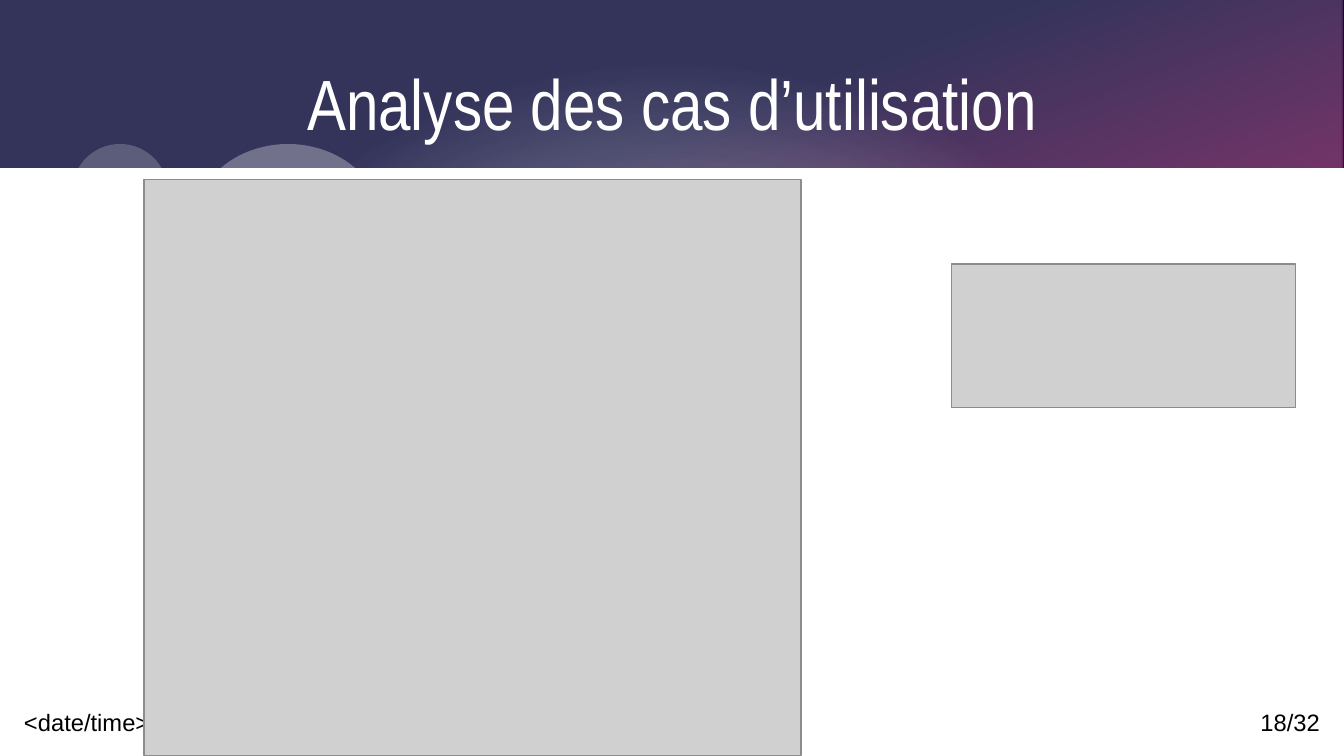
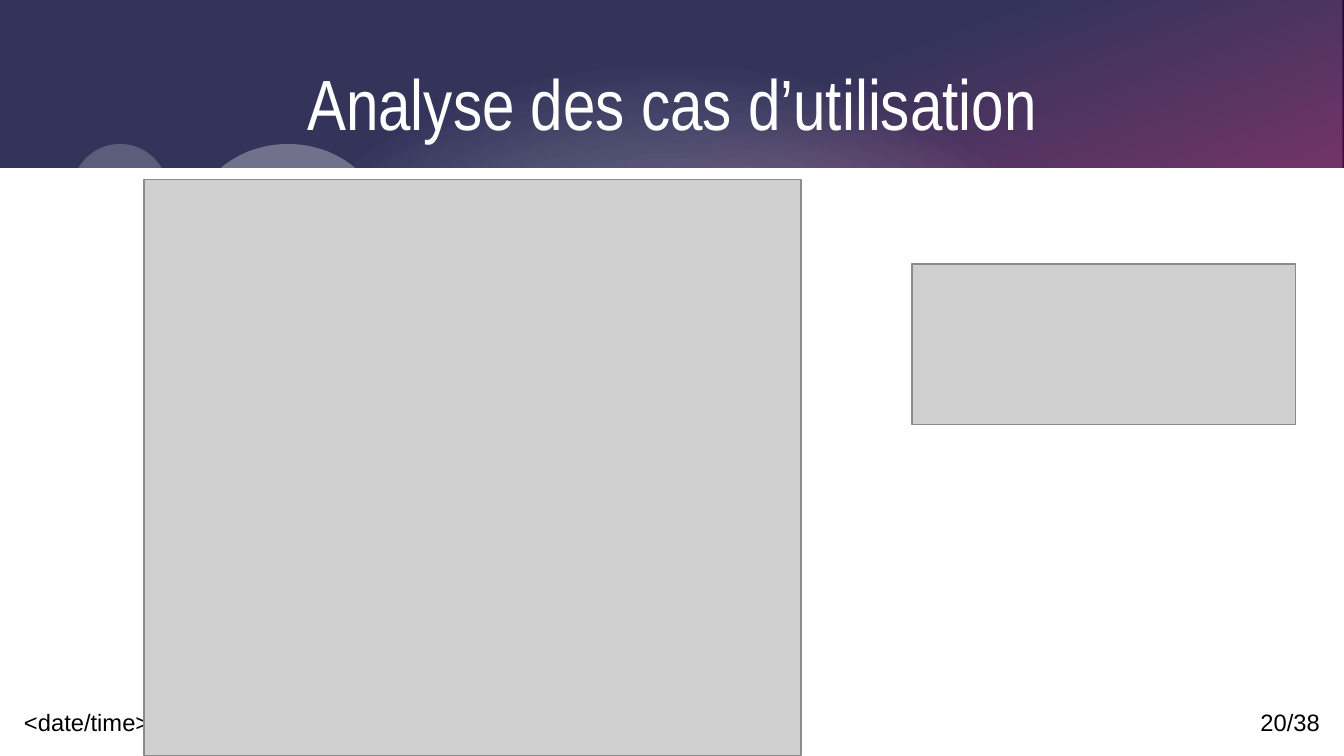
Before and after one commit to Corentinh2/PROJET_GESTIONNAIRE_DE_CHARGE, a slide deck: slide 20 of Revues/DiapoRevue3_VR.odp (slide 18 before the commit). Drawn at 1344x756 pixels with LibreOffice and Linux fonts; fonts in the diff are those of the drawing; grey boxes stand for pictures. Boxes give left, top, right and bottom in pixels: in the first picture for what was removed or moved away, otherwise in the second. Text is boxed around its words. In the diff, an @@ line names an element or a change of style, - is before the commit and + after.

```diff
--- a/Revues/DiapoRevue3_VR.odp
+++ b/Revues/DiapoRevue3_VR.odp
@@ picture: place and size @@
-picture at [951,265,1296,409]
+picture at [912,265,1296,426]
@@ page number at [1260,713,1319,732]: text changed @@
-18/32
+20/38
```
Also in this commit, not shown: 12 other slides changed, 8 slides added, 2 slides removed, 33 other files.
